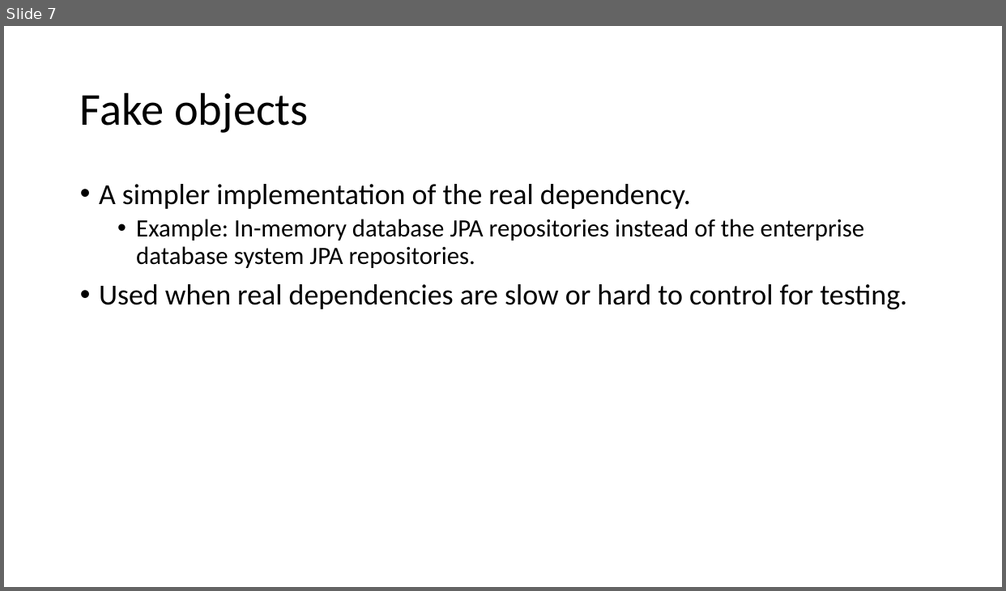
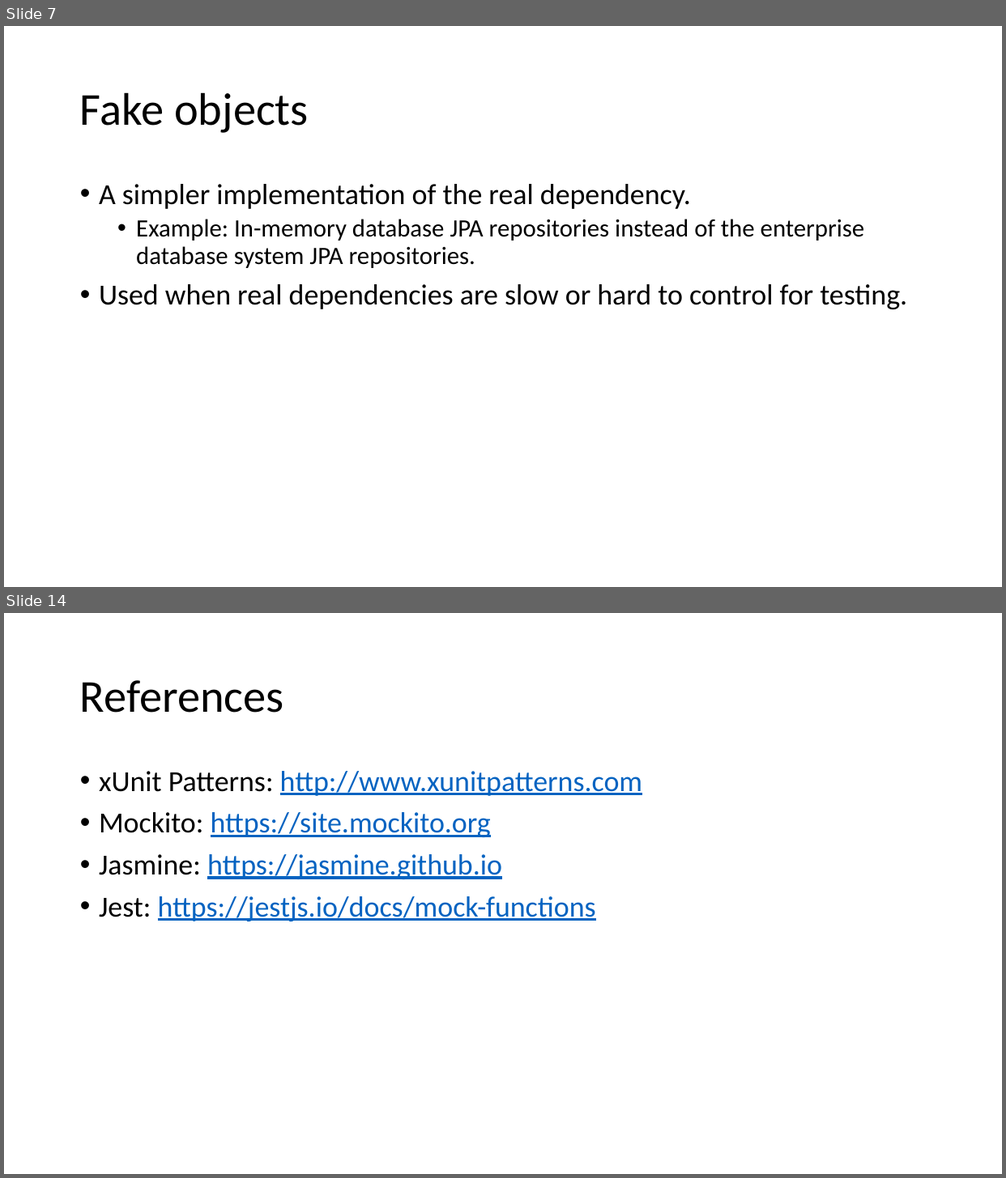
Before and after one commit to cebartling/test-driven, a slide deck: presentations/Test Doubles.pptx. Shown one above the other, each under a label of ours: slide 7 before the commit, slides 7 and 14 after it; the slides between them are not shown. The pictures are 1006x591 and 1006x1178 pixels, drawn with LibreOffice and Linux fonts; fonts in the diff are those of the drawing. Boxes give left, top, right and bottom in pixels: in the first picture for what was removed or moved away, otherwise in the second. Text is boxed around its words. In the diff, an @@ line names an element or a change of style, - is before the commit and + after.

```diff
--- a/presentations/Test Doubles.pptx
+++ b/presentations/Test Doubles.pptx
@@ slide 14 added at (x1=4, y1=613, x2=1002, y2=1174), background #FFFFFF @@
@@ title added at (x1=80, y1=680, x2=284, y2=713), 44 pt, text #000000 @@
+References
@@ text added at (x1=99, y1=771, x2=642, y2=922), 28 pt, text #0563C1, underline @@
+• xUnit Patterns: http://www.xunitpatterns.com
+• Mockito: https://site.mockito.org
+• Jasmine: https://jasmine.github.io
+• Jest: https://jestjs.io/docs/mock-functions
```
Also in this commit, not shown: 2 slides changed, 1 slide removed, 10 other files.
